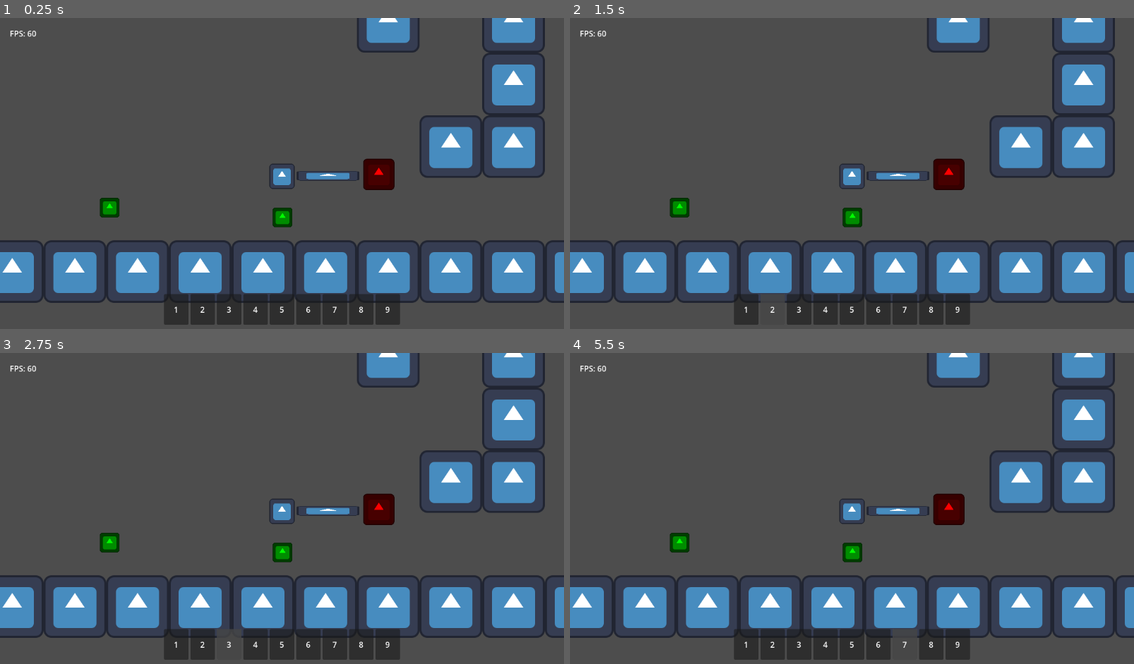
Above: before the commit, frames 1-4 (two rows, left to right).
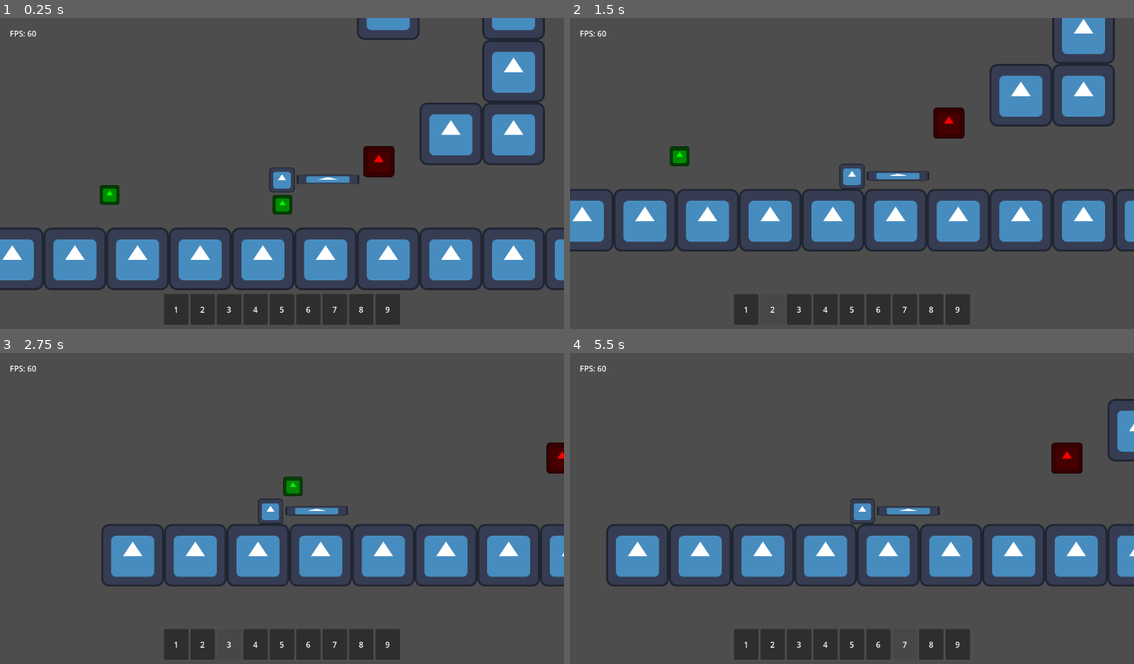
Above: after the commit, the same moments.

Repository: TheHumanMRP/RPG-Life-Tracker
Game: Godot game, scene res://Folders/Systems/Main/Scenes/main_scene.tscn
Two runs of this game, one before a commit and one after it. Both use one fixed random seed, a clock stepped at 60 frames per second and the inputs below. The engine's default icon, where the game draws it, is replaced by a stand-in: a white triangle on a blue panel in a dark square.
Inputs (mouse positions are in pixels of both pictures, inside the frame that each line leads up to):
- Up to frame 1 (0.25 s): no input
- Up to frame 2 (1.5 s): drag from (744, 310) to (677, 207) at 0.52 s; drag from (773, 310) to (677, 207) at 1.27 s
- Up to frame 3 (2.75 s): tap Enter at 2 s; move the mouse to (231, 645) at 2.02 s; hold A (move_left) from 2.03 s (still down); tap E (equip_item) at 2.1 s; click (231, 645) at 2.17 s
- Up to frame 4 (5.5 s): release A (move_left) at 2.75 s; drag from (823, 645) to (852, 552) at 2.77 s; drag from (852, 645) to (773, 548) at 3.52 s; tap R (respawn) at 4.25, 5 s; drag from (880, 645) to (773, 548) at 4.27 s; move the mouse to (902, 645) at 5.02 s; hold D (move_right) from 5.03 s (still down); tap T (add_test_sword) at 5.1 s; click (902, 645) at 5.17 s

The runs differ from the first frame. In frame 1, 15% of the frame differs, in the area x 0-100%, y 0-92%; in frame 2, 30%; in frame 3, 27%; in frame 4, 29%.
Error before the commit: Parse Error: Identifier "owner_name" not declared in the current scope. (res://Folders/Components/health_component.gd:47)
Error after the commit: Invalid call. Nonexistent function 'die' in base 'Node (HealthComponent)'. (res://Folders/Systems/Player/player.gd:105)

Commit message:
Auto commit at 2026-08-08 16:11:49

Diff:
--- a/Folders/Components/health_component.gd
+++ b/Folders/Components/health_component.gd
@@ -44,7 +44,7 @@
 	health += amount
 
 func check_if_dead() -> void:
-	print("\nHealth Component [", owner_name, "]: Check if dead called: here's health and dead brother: ", health, ", ", dead)
+	print("\nHealth Component [", user_name, "]: Check if dead called: here's health and dead brother: ", health, ", ", dead)
 	if health == 0 and not dead:
 		dead = true
 		died.emit()
--- a/Folders/Systems/Composition/entity.gd
+++ b/Folders/Systems/Composition/entity.gd
@@ -8,8 +8,8 @@
 func setup(new_max_health: int, new_user_name: String) -> void:
 	setup_health_component(new_max_health, new_user_name)
 
-func setup_respawn_manager(new_spawn_point: Vector2, new_user: Node) -> void:
-	respawn_manager.setup()
+func setup_respawn_manager(spawn_point: Vector2, user: Node) -> void:
+	respawn_manager.setup(spawn_point, user)
 
 func setup_health_component(new_max_health: int, user_name) -> void:
 	health_component = HealthComponent.new()
